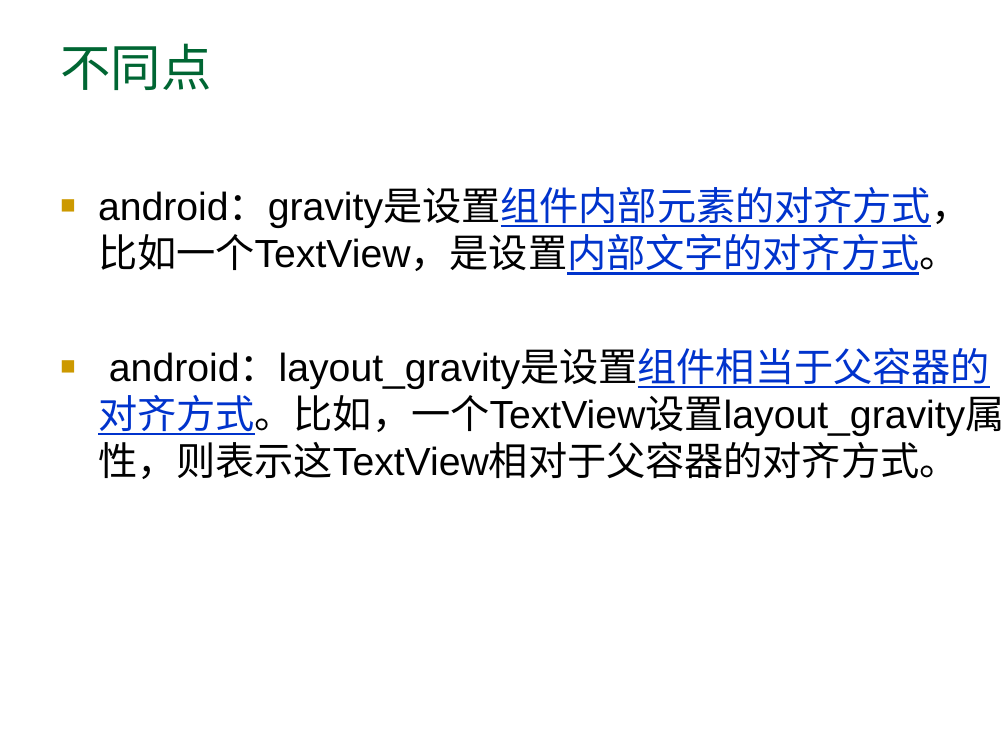
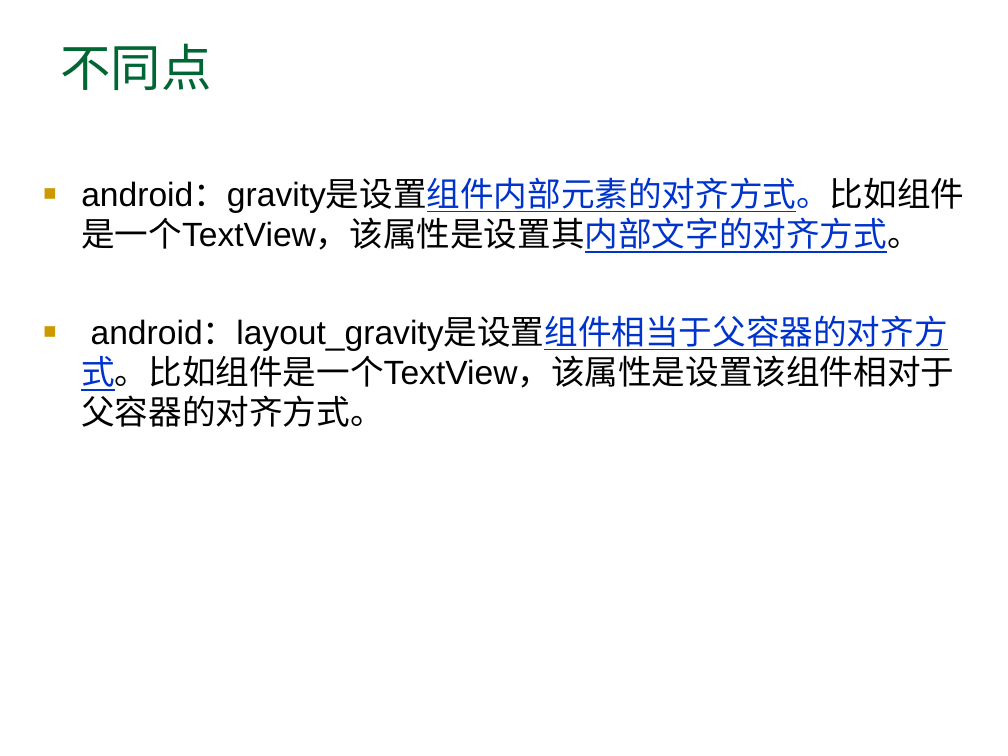
Before and after one commit to arnold117/AndroidProgramming, a slide deck: slide 29 of slides/第二讲 Android入门和简单程序设计.ppt (slide 42 before the commit). Drawn at 1008x756 pixels with LibreOffice and Linux fonts; fonts in the diff are those of the drawing. Boxes give left, top, right and bottom in pixels: in the first picture for what was removed or moved away, otherwise in the second. Text is boxed around its words. In the diff, an @@ line names an element or a change of style, - is before the commit and + after.

Commit message:
update slides

```diff
--- a/slides/第二讲 Android入门和简单程序设计.ppt
+++ b/slides/第二讲 Android入门和简单程序设计.ppt
@@ text at [81, 179, 964, 427]: text changed; size 28 to 24 pt @@
-■ android：gravity是设置组件内部元素的对齐方式，比如一个TextView，是设置内部文字的对齐方式。
-■ android：layout_gravity是设置组件相当于父容器的对齐方式。比如，一个TextView设置layout_gravity属性，则表示这TextView相对于父容器的对齐方式。
+■ android：gravity是设置组件内部元素的对齐方式。比如组件是一个TextView，该属性是设置其内部文字的对齐方式。
+■ android：layout_gravity是设置组件相当于父容器的对齐方式。比如组件是一个TextView，该属性是设置该组件相对于父容器的对齐方式。
```
Also in this commit, not shown: 12 other slides changed, 10 slides added, 8 slides removed, 1 other file.
